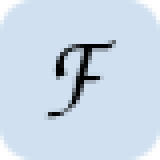
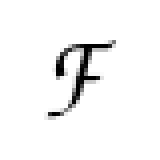
Layer changes from the first 160px x 160px image to the second:
removed layer "Background" over bbox(0, 0, 160, 160)
